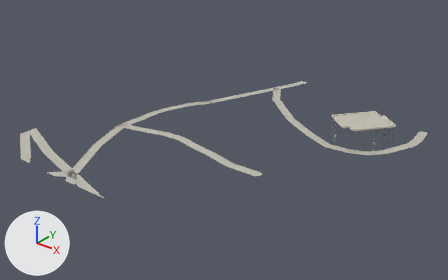
A saved change to the glTF model assets/malta/cottonera/kalkara_67_23_near.glb.
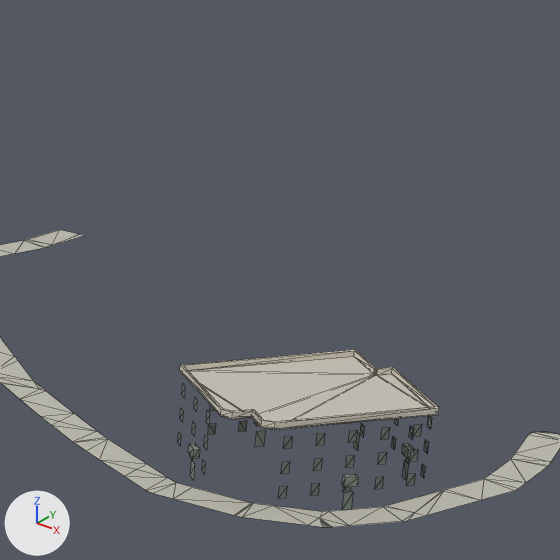
The first picture shows the older version from a 50 mm camera at (353.9, 137.4, 162.3) aimed at (178.2, 357.0, 26.1). The close-ups show the older and then the newer version on the part from 64% to 95% of the width and 8% to 58% of the height of that picture. Only the edits that show in the close-ups are written down. Arrows for +X, +Y and +Z are at lower left; the lights stay in place. The close-ups show mesh edges as thin lines. Vertices at exactly the same position are counted once.

Objects in the first close-up: 'geometry_0'.
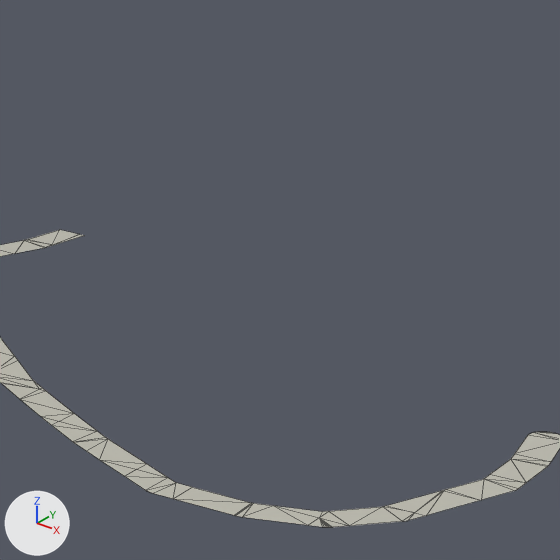
The change, as a list of edits to the scene's bpy script:
```text
Change me_geometry_0:
    used by ob_geometry_0; location = (0.0, 0.0, 0.0)
    remove me_geometry_0.from_pydata(...)  # 1079 vertices, 1123 faces; spans x 101.0..261.0, y 273.0..454.0, z 26.0..42.0
    add me_geometry_0.from_pydata(...)  # 709 vertices, 719 faces; spans x 101.0..261.0, y 273.0..454.0, z 26.0..34.0
    me_geometry_0 part 1: 61 loose pieces with 370 vertices, spanning x 222.0..252.0, y 377.0..402.0, z 30.0..42.0, are deleted
```

Boxes [x1, y1, x2, y2] around the edits, measured in the close-ups (560 x 560 px):
part 1 of me_geometry_0, deleted: before [178, 350, 439, 510]
